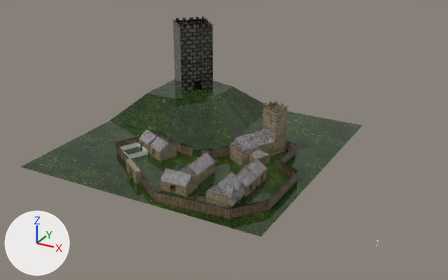
One commit to the Blender file Assets/Assets/World/village/village.blend: the scene before it, then after it.
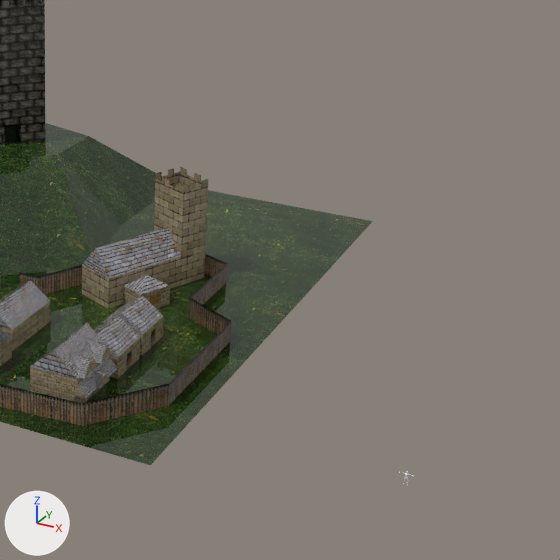
Old and new are each drawn whole from a camera (50 mm lens) standing at (106.4, -171.3, 108.0) and looking at (-2.3, 26.4, 9.2) and again close up on the part from 43% to 100% of the width and 9% to 100% of the height. Every picture has the same lights, and +X, +Y and +Z are marked at lower left. The older version's two pictures come first.

The first close-up shows 'Church', 'Ground', 'House.001', 'House.003', 'Keep', 'Pub', 'Walls', 'Walls.001' and 2 more.
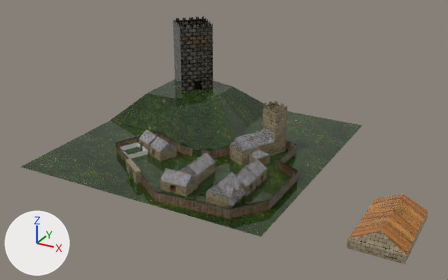
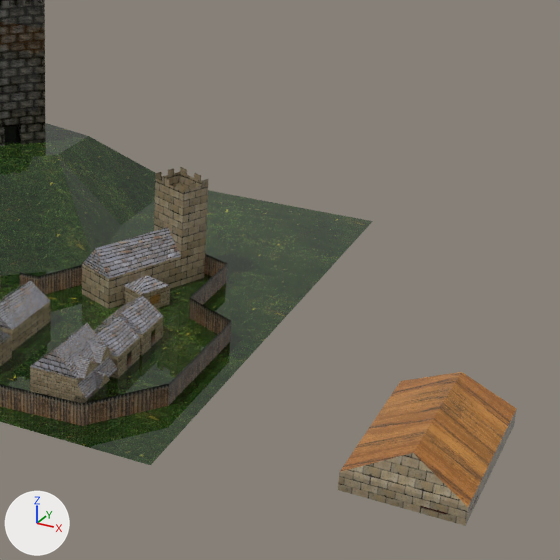
What differs and where, as boxes [x1, y1, x2, y2] in the close-ups (560 x 560 px):
'Pub.Building', added (brown)
    after: [338, 372, 517, 526]
    faces in mat_wood_2 (picture img_wood2_png): [340, 372, 517, 507]
    faces in mat_house (picture img_house_jpg): [338, 409, 517, 526]
'Bar Table', added
    after: [420, 496, 478, 515]

Edits to the bpy script that builds the scene:
```text
Add img_wood_png:
    img_wood_png = load_image('wood.png', 'Materials/wood.png', 2400, 781, 'sRGB')
Add img_wood2_png:
    img_wood2_png = load_image('wood2.png', 'Materials/wood2.png', 879, 879, 'sRGB')
Add mat_wood:
    mat_wood = principled_material('Wood')
    mat_wood.texture = img_wood_png
    mat_wood.roughness = 0.0
Add mat_wood_2:
    mat_wood_2 = principled_material('Wood.2')
    mat_wood_2.texture = img_wood2_png
    mat_wood_2.roughness = 0.0
Add ob_bar_table:
    ob_bar_table = bpy.data.objects.new('Bar Table', me_circle.copy())  # the mesh of ob_bar_table
    ob_bar_table.location = (74.8, -6.0, 1.0)
    ob_bar_table.scale = (2.2, 2.2, 2.2)
Add ob_pub_building:
    ob_pub_building = bpy.data.objects.new('Pub.Building', me_plane_002.copy())  # the mesh of ob_pub_building
    ob_pub_building.location = (70.0, 0.0, 0.0)
```
